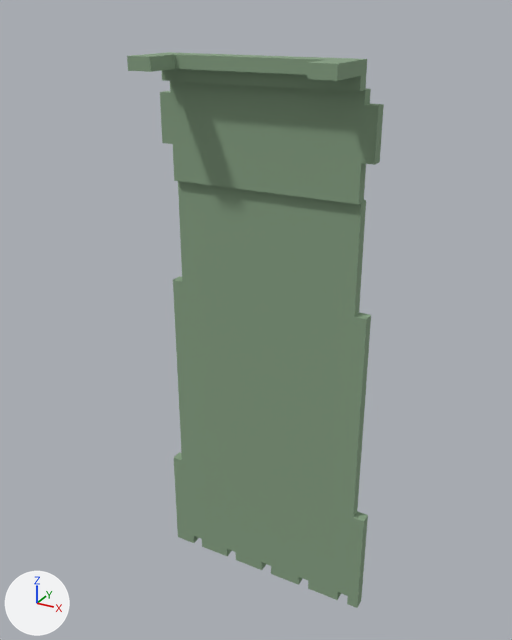
The glTF model example_project/models/kit_cloak_medium_f.glb as it was, and as the next commit left it.
Both versions are drawn from a 50 mm lens placed at (0.573, -0.952, 1.454), pointed at (-0.008, 0.105, 0.926). The axes (+X, +Y, +Z) are drawn at lower left. The lights are the same throughout. The first picture is the older version. Vertices at exactly the same position are counted once.

In view in the first picture: 'geometry_0'.
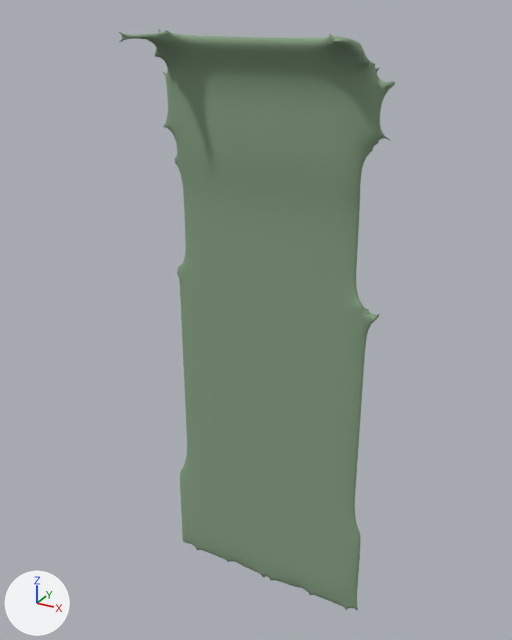
What differs and where, as boxes [x1, y1, x2, y2] in the pictures (512 x 640 px):
'geometry_0', reshaped (7% wider)
    before: [127, 52, 384, 608]
    after: [119, 29, 395, 610]
part 1 of me_mesh_0, rebuilt (39% wider, 36% taller)
    before: [173, 181, 371, 608]
    after: [119, 29, 395, 610]
part 2 of me_mesh_0, deleted
    before: [127, 52, 384, 204]

What the commit changed:
me_mesh_0 is used by ob_geometry_0; location (0.0, 0.0, 0.0).
me_mesh_0 had 116 vertices, 172 faces and spanned x -0.228..0.222, y 0.001..0.147, z 0.314..1.386.
me_mesh_0 now has 2502 vertices, 5000 faces and spans x -0.223..0.22, y -0.003..0.148, z 0.292..1.422.
me_mesh_0 part 1: the loose piece of 68 vertices spanning x -0.228..0.222, y 0.124..0.147, z 0.314..1.165 is rebuilt with 2502 vertices and now spans x -0.223..0.22, y -0.003..0.148, z 0.292..1.422.
me_mesh_0 part 2: the loose piece of 48 vertices spanning x -0.206..0.199, y 0.001..0.136, z 1.165..1.386 is deleted.
